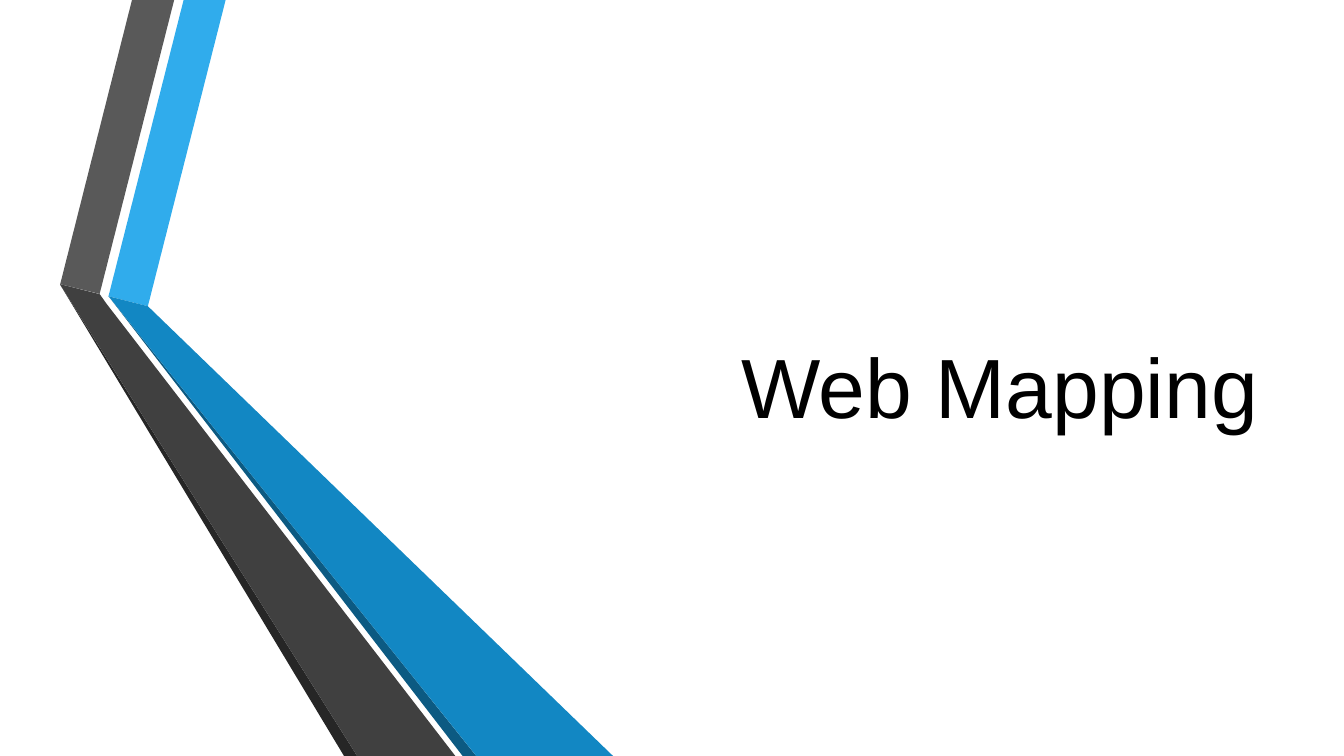
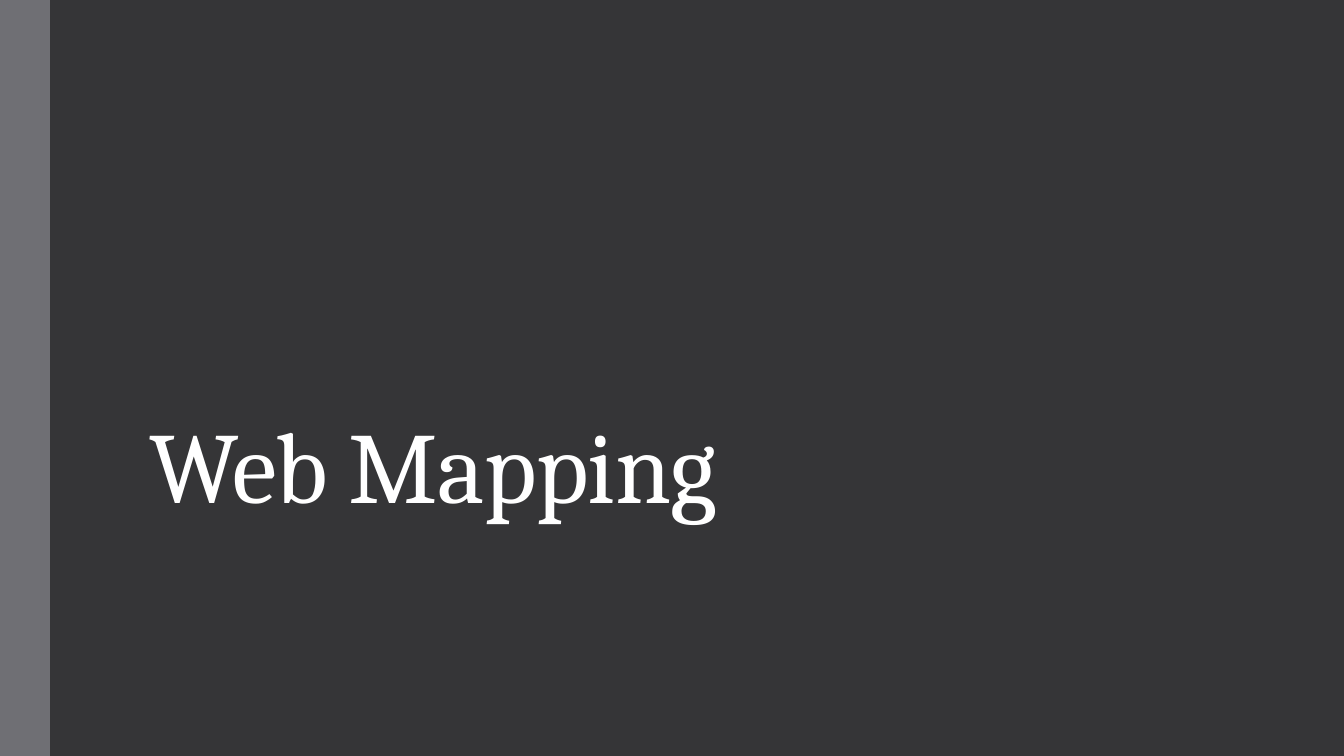
Before and after one commit to MGIS-UMN/GIS5577_week10, a slide deck: slide 1 of WebMapping_Backend.odp. Drawn at 1344x756 pixels with LibreOffice and Linux fonts; fonts in the diff are those of the drawing; background and template pictures are left out. Boxes give left, top, right and bottom in pixels: in the first picture for what was removed or moved away, otherwise in the second. Text is boxed around its words. In the diff, an @@ line names an element or a change of style, - is before the commit and + after.

```diff
--- a/WebMapping_Backend.odp
+++ b/WebMapping_Backend.odp
@@ background picture (left out) to #353537 @@
@@ freeform shape added at <box>0,0,50,756</box>, fill #6F6F74 @@
@@ title "Web Mapping": place and size @@
-title "Web Mapping" at <box>741,357,1258,434</box>
+title "Web Mapping" at <box>149,433,717,525</box>
@@ title "Web Mapping" at <box>149,433,717,525</box>: size 60 to 72 pt, font Arial to Cambria, text colour #000000 to #FFFFFF, letter spacing 0 to -0.5 pt; alignment right to left; line spacing 1 to 0.85 @@
@@ group removed at <box>60,0,614,756</box>: 6 freeform shapes @@
```
Also in this commit, not shown: 6 other slides changed, 14 slides added, 6 slides removed.
